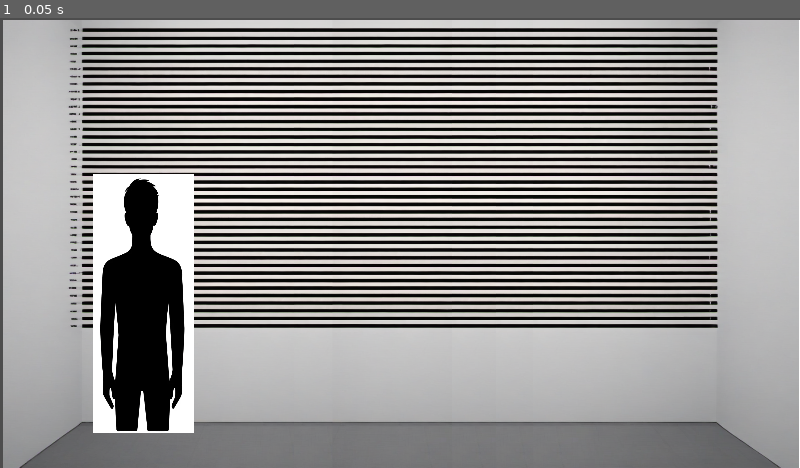
Above: before the commit, frame 1.
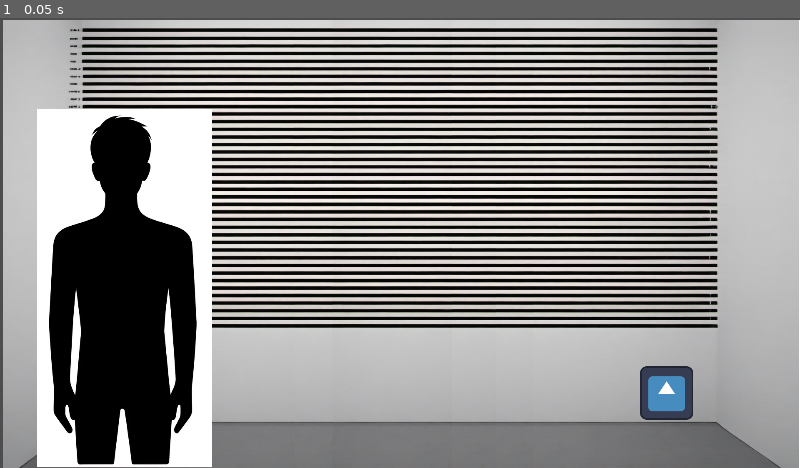
Above: after the commit, the same moment.

Repository: dornad/ggj2024
Game: Godot game, scene res://Scenes/world.tscn
Two runs of this game, one before a commit and one after it. Both use one fixed random seed, a clock stepped at 60 frames per second and the inputs below. The engine's default icon, where the game draws it, is replaced by a stand-in: a white triangle on a blue panel in a dark square.
Inputs:
- Up to frame 1 (0.05 s): no input

The runs differ from the first frame. In frame 1, 13% of the frame differs, in the area x 4-87%, y 20-100%.

Commit message:
Drag and Drop

Diff:
--- a/Scenes/world.tscn
+++ b/Scenes/world.tscn
@@ -1,7 +1,16 @@
-[gd_scene load_steps=3 format=3 uid="uid://b806padjpiciv"]
+[gd_scene load_steps=8 format=3 uid="uid://b806padjpiciv"]
 
 [ext_resource type="Texture2D" uid="uid://coiy2shc7nxld" path="res://Assets/police_lineup_room_AI1.png" id="1_0r6ef"]
 [ext_resource type="Texture2D" uid="uid://c8uwdn1dgvyob" path="res://Assets/character_placeholder.png" id="2_1at67"]
+[ext_resource type="Script" path="res://Scripts/DragAndDropArea.gd" id="3_kr7bl"]
+[ext_resource type="Script" path="res://Scripts/Draggable.gd" id="4_nctbg"]
+[ext_resource type="Texture2D" uid="uid://b3w2y0wtg3eg5" path="res://icon.svg" id="5_l0xcf"]
+
+[sub_resource type="RectangleShape2D" id="RectangleShape2D_mucmf"]
+size = Vector2(129, 130)
+
+[sub_resource type="RectangleShape2D" id="RectangleShape2D_4dpvv"]
+size = Vector2(128, 128)
 
 [node name="World" type="Node2D"]
 
@@ -11,6 +20,36 @@
 texture = ExtResource("1_0r6ef")
 
 [node name="CharacterPlaceholder" type="Sprite2D" parent="."]
-position = Vector2(344, 685)
-scale = Vector2(0.57109, 0.72468)
+position = Vector2(299, 648)
 texture = ExtResource("2_1at67")
+
+[node name="DragAndDropArea" type="StaticBody2D" parent="." groups=["droppable"]]
+position = Vector2(291, 335)
+script = ExtResource("3_kr7bl")
+
+[node name="CollisionShape2D" type="CollisionShape2D" parent="DragAndDropArea"]
+shape = SubResource("RectangleShape2D_mucmf")
+
+[node name="ColorRect" type="ColorRect" parent="DragAndDropArea"]
+offset_left = -64.0
+offset_top = -64.0
+offset_right = 64.0
+offset_bottom = 64.0
+
+[node name="Draggable" type="Node2D" parent="."]
+position = Vector2(1600, 900)
+script = ExtResource("4_nctbg")
+
+[node name="Sprite2D" type="Sprite2D" parent="Draggable"]
+texture = ExtResource("5_l0xcf")
+
+[node name="Area2D" type="Area2D" parent="Draggable"]
+
+[node name="CollisionShape2D" type="CollisionShape2D" parent="Draggable/Area2D"]
+position = Vector2(2.08165e-12, 2.08165e-12)
+shape = SubResource("RectangleShape2D_4dpvv")
+
+[connection signal="body_entered" from="Draggable/Area2D" to="Draggable" method="_on_area_2d_body_entered"]
+[connection signal="body_exited" from="Draggable/Area2D" to="Draggable" method="_on_area_2d_body_exited"]
+[connection signal="mouse_entered" from="Draggable/Area2D" to="Draggable" method="_on_area_2d_mouse_entered"]
+[connection signal="mouse_exited" from="Draggable/Area2D" to="Draggable" method="_on_area_2d_mouse_exited"]
--- /dev/null
+++ b/Scripts/DragAndDropArea.gd
@@ -0,0 +1,12 @@
+extends StaticBody2D
+
+# Called when the node enters the scene tree for the first time.
+func _ready():
+	modulate = Color(Color.MEDIUM_PURPLE, 0.7)
+
+# Called every frame. 'delta' is the elapsed time since the previous frame.
+func _process(_delta):
+	if global.is_dragging:
+		visible = true
+	else:
+		visible = false
--- /dev/null
+++ b/Scripts/Draggable.gd
@@ -0,0 +1,44 @@
+extends Node2D
+
+var draggable = false
+var is_inside_dropable = false
+var body_ref
+var offset: Vector2
+var initialPos: Vector2
+
+func _process(_delta):
+	if draggable:
+		if Input.is_action_just_pressed('click'):
+			initialPos = global_position
+			offset = get_global_mouse_position() - global_position
+			global.is_dragging = true
+		if Input.is_action_pressed('click'):
+			global_position = get_global_mouse_position() - offset
+		elif Input.is_action_just_released('click'):
+			global.is_dragging = false
+			var tween = get_tree().create_tween()
+			if is_inside_dropable:
+				tween.tween_property(self, "position", body_ref.position, 0.2).set_ease(Tween.EASE_OUT)
+			else:
+				tween.tween_property(self, "global_position", initialPos, 0.2).set_ease(Tween.EASE_OUT)
+
+func _on_area_2d_mouse_entered():
+	if not global.is_dragging:
+		draggable = true
+		scale = Vector2(1.05, 1.05)
+
+func _on_area_2d_mouse_exited():
+	if not global.is_dragging:
+		draggable = false
+		scale = Vector2(1, 1)
+
+func _on_area_2d_body_entered(body: StaticBody2D):
+	if body.is_in_group('droppable'):
+		is_inside_dropable = true
+		body.modulate = Color(Color.REBECCA_PURPLE, 1)
+		body_ref = body
+
+func _on_area_2d_body_exited(body):
+	if body.is_in_group('droppable'):
+		is_inside_dropable = false
+		body.modulate = Color(Color.REBECCA_PURPLE, 0.7)
--- /dev/null
+++ b/Scripts/global.gd
@@ -0,0 +1,3 @@
+extends Node
+
+var is_dragging = false
--- a/project.godot
+++ b/project.godot
@@ -15,6 +15,10 @@
 config/features=PackedStringArray("4.2", "Mobile")
 config/icon="res://icon.svg"
 
+[autoload]
+
+global="*res://Scripts/global.gd"
+
 [display]
 
 window/size/viewport_width=1920
@@ -22,6 +26,14 @@
 window/stretch/mode="canvas_items"
 window/stretch/aspect="expand"
 
+[input]
+
+click={
+"deadzone": 0.5,
+"events": [Object(InputEventMouseButton,"resource_local_to_scene":false,"resource_name":"","device":-1,"window_id":0,"alt_pressed":false,"shift_pressed":false,"ctrl_pressed":false,"meta_pressed":false,"button_mask":0,"position":Vector2(0, 0),"global_position":Vector2(0, 0),"factor":1.0,"button_index":1,"canceled":false,"pressed":false,"double_click":false,"script":null)
+]
+}
+
 [rendering]
 
 renderer/rendering_method="mobile"
